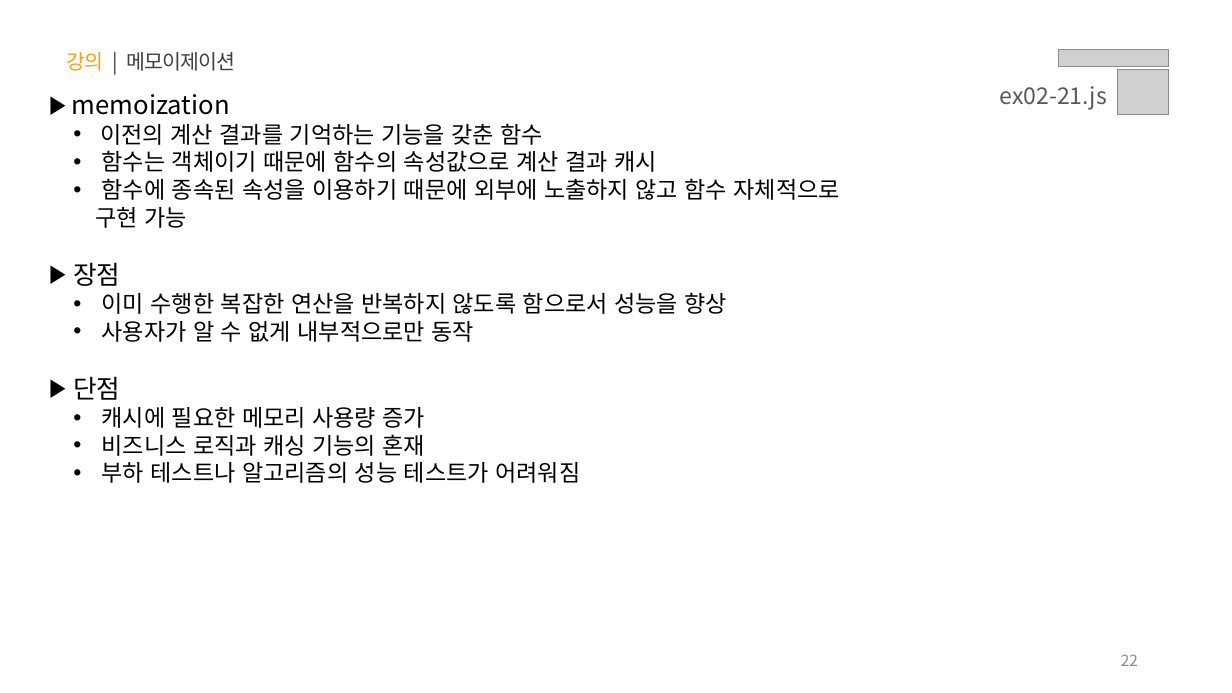
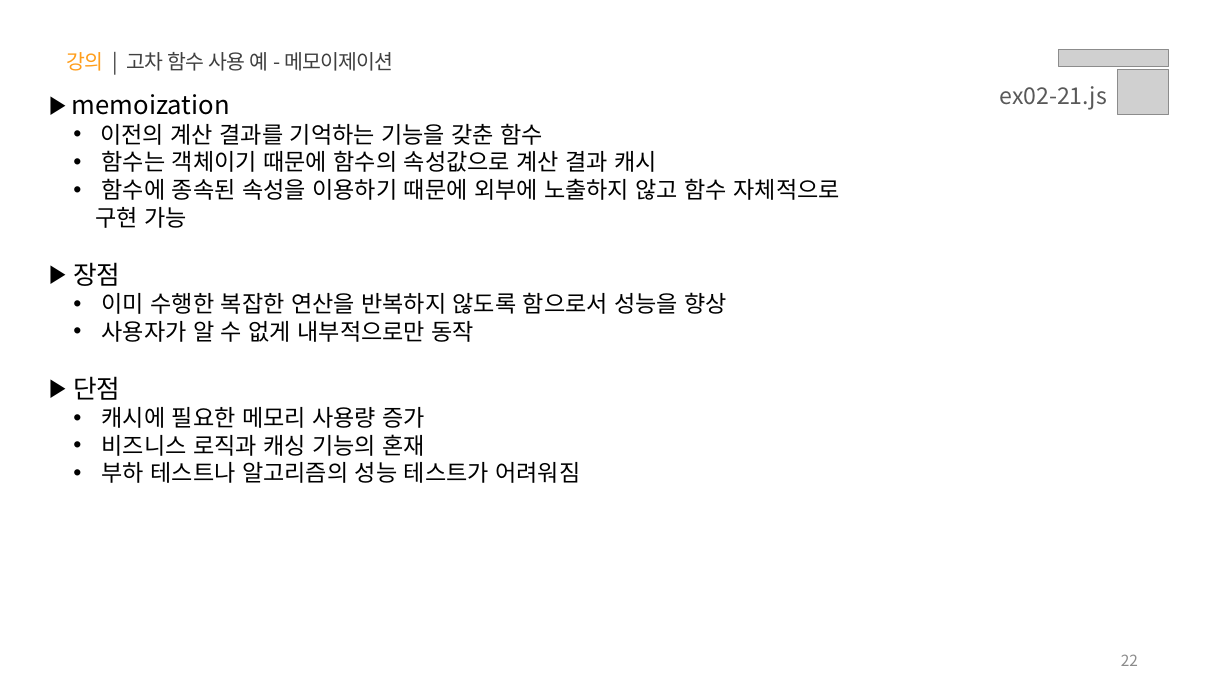
Before and after one commit to s-ja/lion_plus, a slide deck: slide 22 of PPT/02.자바스크립트 - 함수.pptx. Drawn at 1232x693 pixels with LibreOffice and Linux fonts; fonts in the diff are those of the drawing; grey boxes stand for pictures. Boxes give left, top, right and bottom in pixels: in the first picture for what was removed or moved away, otherwise in the second. Text is boxed around its words. In the diff, an @@ line names an element or a change of style, - is before the commit and + after.

```diff
--- a/PPT/02.자바스크립트 - 함수.pptx
+++ b/PPT/02.자바스크립트 - 함수.pptx
@@ text at [66, 52, 393, 71]: text changed @@
-강의 | 메모이제이션
+강의 | 고차 함수 사용 예 - 메모이제이션
```
